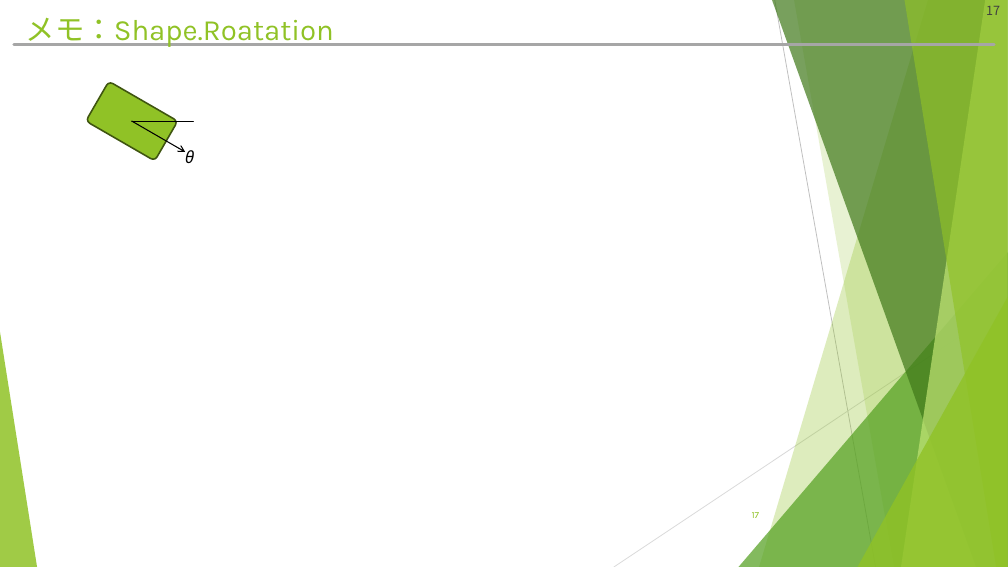
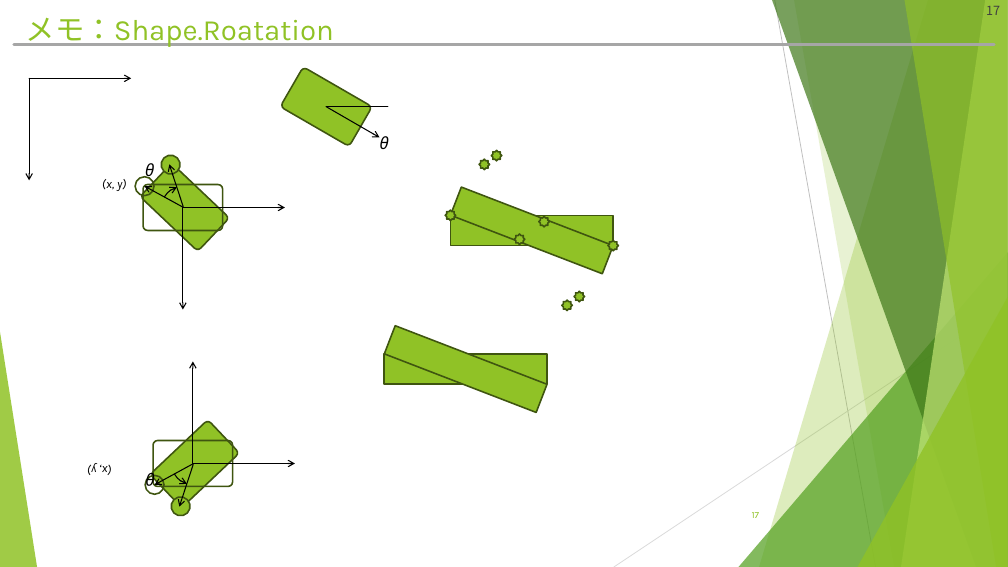
Before and after one commit to hitsuji-ga-u/pawapo, a slide deck: slide 17 of slide/customUI_debug.pptm. Drawn at 1008x567 pixels with LibreOffice and Linux fonts; fonts in the diff are those of the drawing. Boxes give left, top, right and bottom in pixels: in the first picture for what was removed or moved away, otherwise in the second. Text is boxed around its words. In the diff, an @@ line names an element or a change of style, - is before the commit and + after.

```diff
--- a/slide/customUI_debug.pptm
+++ b/slide/customUI_debug.pptm
@@ arrow added from (29, 79) to (132, 79), #000000 1 pt @@
@@ arrow added from (29, 79) to (29, 181), #000000 1 pt @@
@@ 1 text, 1 rounded rectangle, 1 line, 1 arrow: place and size @@
-1 text, 1 rounded rectangle, 1 line, 1 arrow at (86, 82, 194, 163)
+1 text, 1 rounded rectangle, 1 line, 1 arrow at (280, 67, 389, 149)
@@ text added at (102, 179, 127, 191), 12 pt, text #000000, italic @@
+(x, y)
@@ ellipse added at (135, 177, 154, 196), outline #3F5511 1.5 pt @@
@@ rounded rectangle added at (140, 164, 230, 252), fill #90C226, outline #3F5511 1.5 pt @@
@@ text added at (145, 163, 154, 182), 16 pt, text #000000, italic @@
+θ
@@ ellipse added at (159, 153, 182, 176), fill #90C226, outline #3F5511 1.5 pt @@
@@ arrow added from (183, 206) to (169, 164), #000000 1 pt @@
@@ star added at (479, 159, 490, 169), fill #90C226, outline #3F5511 1.5 pt @@
@@ star added at (492, 150, 502, 161), fill #90C226, outline #3F5511 1.5 pt @@
@@ rounded rectangle added at (143, 185, 222, 231), outline #3F5511 1.5 pt @@
@@ arrow added from (183, 207) to (144, 186), #000000 1 pt @@
@@ arc (boxed as its full ellipse) added at (162, 187, 203, 228), outline #000000 1 pt @@
@@ arrow added from (183, 207) to (285, 207), #000000 1 pt @@
@@ arrow added from (183, 207) to (183, 309), #000000 1 pt @@
@@ rectangle added at (451, 187, 613, 274), fill #90C226, outline #3F5511 1.5 pt @@
@@ star added at (445, 210, 456, 221), fill #90C226, outline #3F5511 1.5 pt @@
@@ rectangle added at (451, 216, 613, 246), fill #90C226, outline #3F5511 1.5 pt @@
@@ star added at (514, 234, 525, 245), fill #90C226, outline #3F5511 1.5 pt @@
@@ star added at (539, 216, 550, 227), fill #90C226, outline #3F5511 1.5 pt @@
@@ star added at (608, 240, 619, 251), fill #90C226, outline #3F5511 1.5 pt @@
@@ star added at (574, 291, 585, 302), fill #90C226, outline #3F5511 1.5 pt @@
@@ freeform shape added at (384, 326, 547, 412), fill #90C226, outline #3F5511 1.5 pt @@
@@ star added at (562, 300, 572, 311), fill #90C226, outline #3F5511 1.5 pt @@
@@ rectangle added at (384, 354, 547, 384), fill #90C226, outline #3F5511 1.5 pt @@
@@ group added at (88, 361, 295, 518): 4 arrows, 2 rounded rectangles, 2 ellipses, 2 texts, 1 arc (boxed as its full ellipse) @@
+θ
+(x, y)
```
Also in this commit, not shown: 1 other slide changed, 3 other files.
